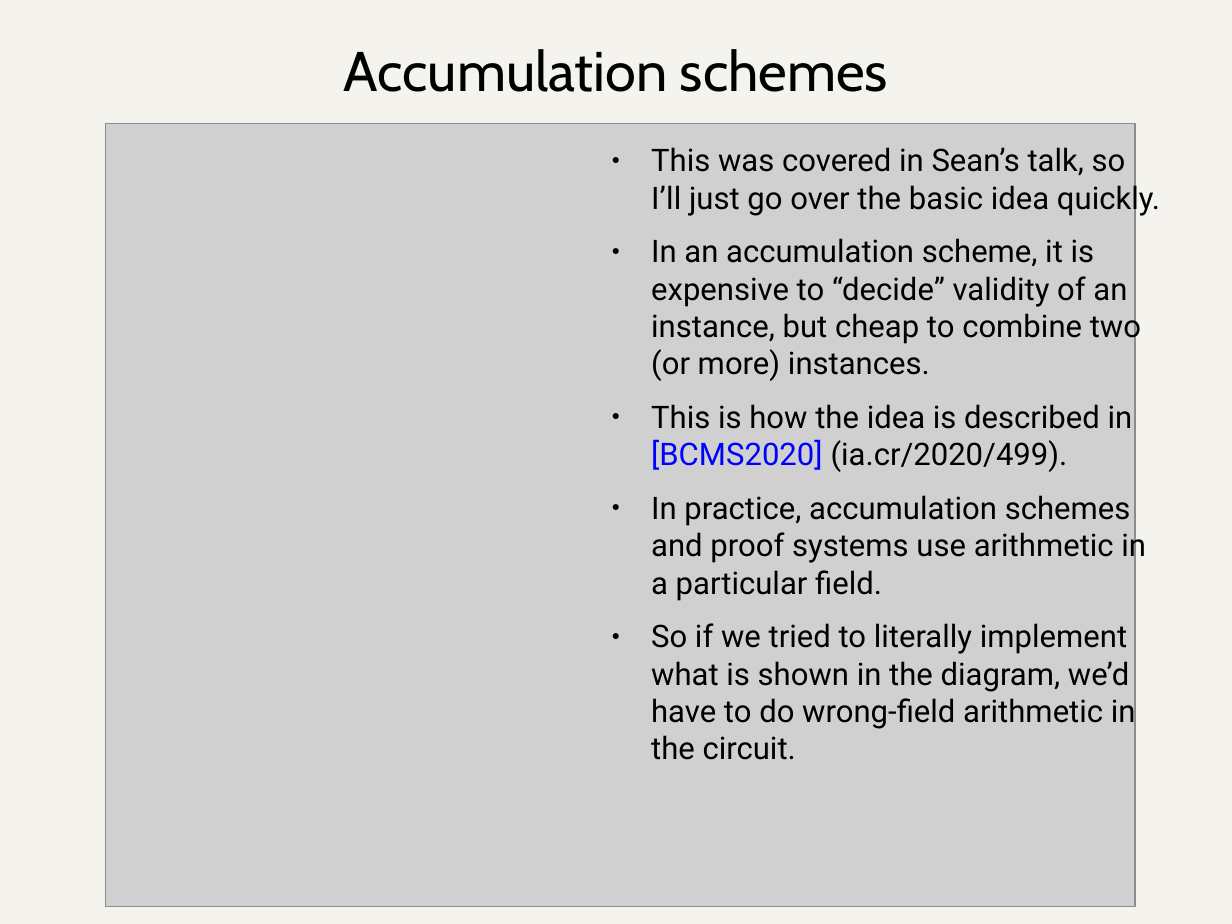
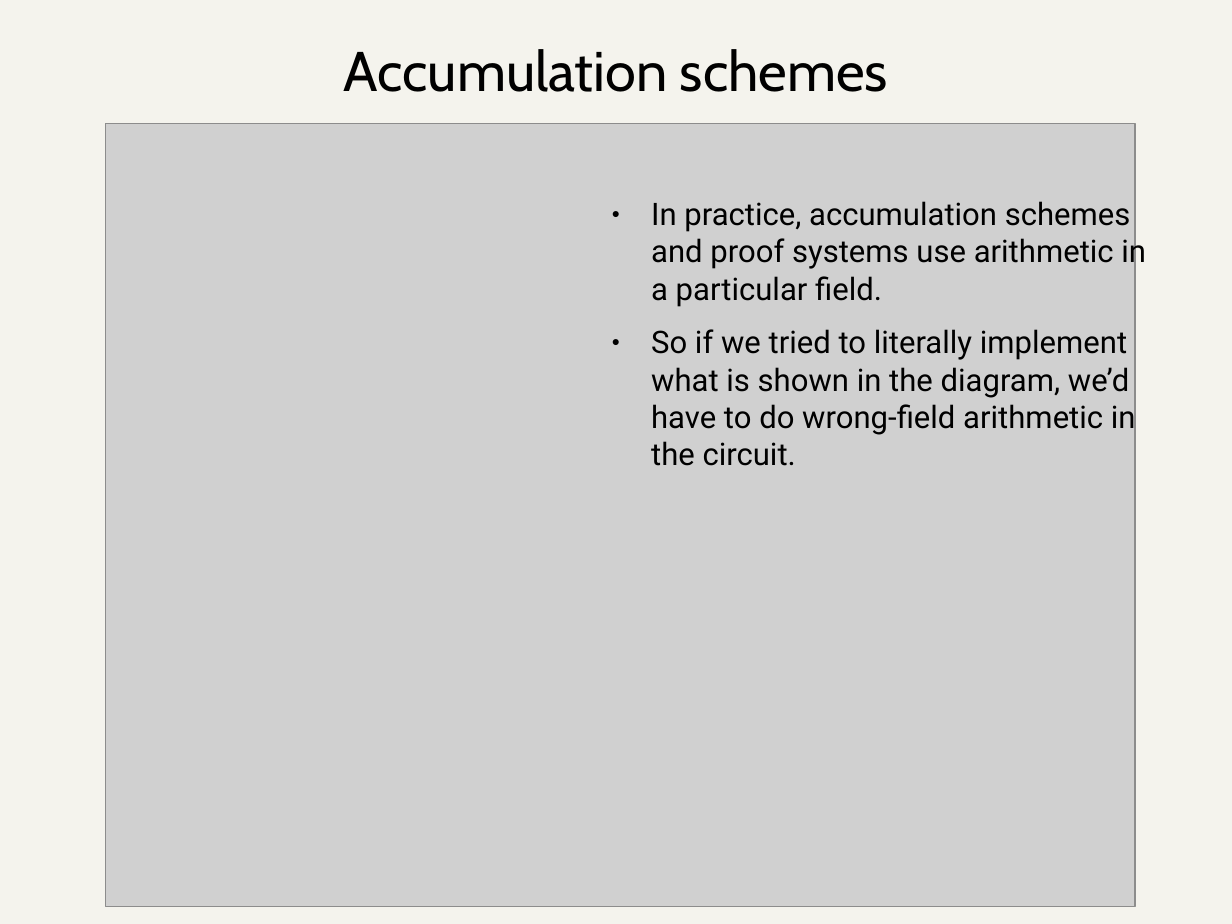
Before and after one commit to daira/halographs, a slide deck: slide 16 of deepdive.odp (slide 12 before the commit). Drawn at 1232x924 pixels with LibreOffice and Linux fonts; fonts in the diff are those of the drawing; grey boxes stand for pictures. Boxes give left, top, right and bottom in pixels: in the first picture for what was removed or moved away, otherwise in the second. Text is boxed around its words. In the diff, an @@ line names an element or a change of style, - is before the commit and + after.

```diff
--- a/deepdive.odp
+++ b/deepdive.odp
@@ text at (651, 147, 1160, 472): paragraphs removed @@
-● This was covered in Sean’s talk, so I’ll just go over the basic idea quickly.
-● In an accumulation scheme, it is expensive to “decide” validity of an instance, but cheap to combine two (or more) instances.
-● This is how the idea is described in [BCMS2020] (ia.cr/2020/499).
```
Also in this commit, not shown: 3 other slides changed, 4 slides added, 1 other file.
